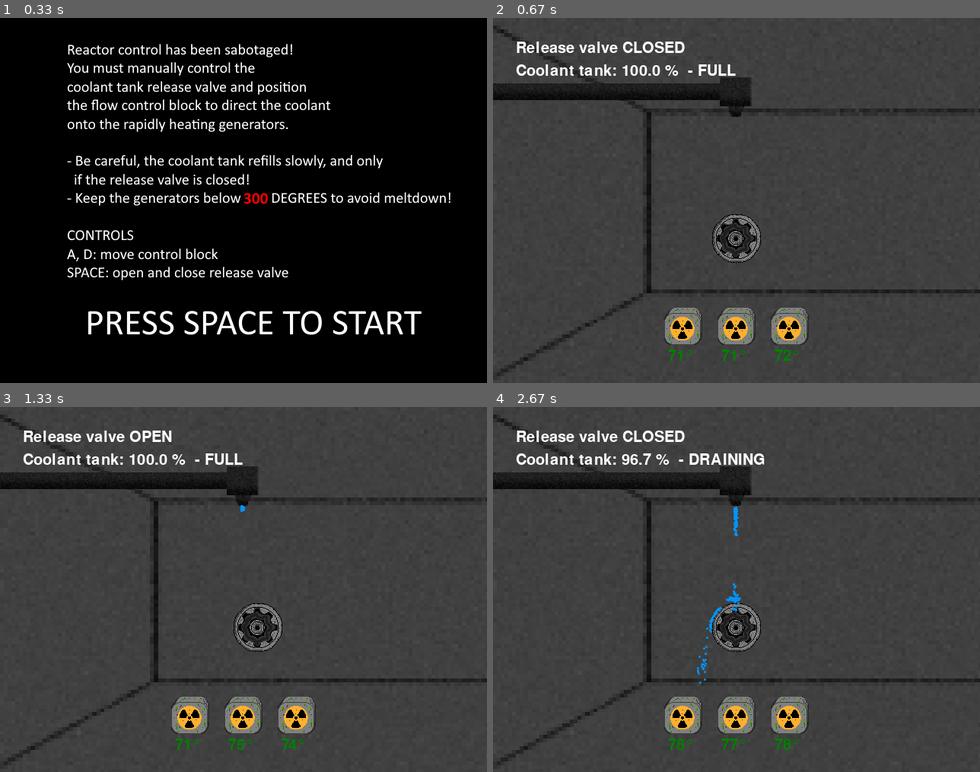
Above: before the commit, frames 1-4 (two rows, left to right).
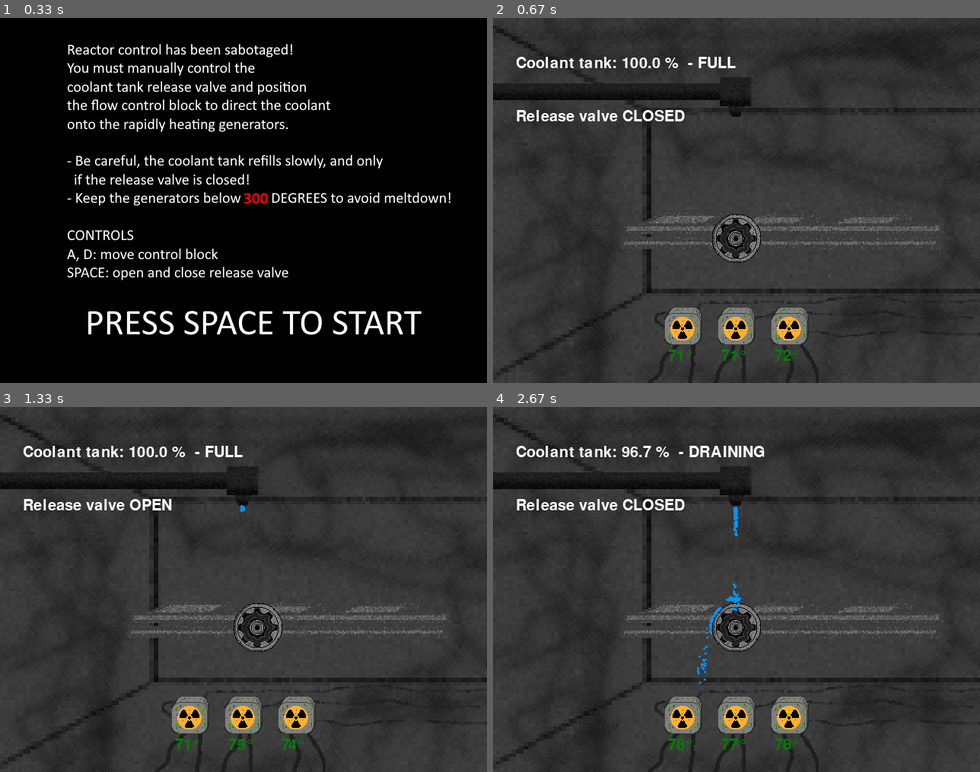
Above: after the commit, the same moments.

Repository: rkibria/Pygame-Community-Easter-Jam-2023
Game: pygame game, started from main.py
The game is run twice, just before and just after one commit, with the same random seed, the same clock (stepped at 60 frames per second) and the same inputs.
Inputs:
- Up to frame 1 (0.33 s): no input
- Up to frame 2 (0.67 s): tap Space at 0.33 s
- Up to frame 3 (1.33 s): hold D 0.67-1.13 s; hold D from 1.17 s (still down); tap Space at 1.23 s
- Up to frame 4 (2.67 s): tap Space at 1.53, 1.73, 2.03, 2.3, 2.6 s; release D at 1.63 s; hold A 1.67-2.2 s; hold A 2.23-2.63 s

Frame 1 is identical in both runs. In frame 2, 9.0% of the frame differs, in the area x 0-100%, y 0-100%; in frame 3, 8.9%; in frame 4, 9.3%.

Commit message:
background

Diff:
--- a/main.py
+++ b/main.py
@@ -173,7 +173,7 @@
         "state": STATE_START,
         "start_img": pg.image.load("assets/title.png").convert_alpha(),
         "end_img": pg.image.load("assets/gameover.png").convert_alpha(),
-        "background": pg.image.load("assets/background2.png").convert(),
+        "background": pg.image.load("assets/background.png").convert(),
         "start_time": 0,
 
         "particles": [],
@@ -274,8 +274,8 @@
                 tank_status = " - DRAINING"
         tank_percent = f"{round(game_state['reservoir'] / game_state['max_reservoir'] * 100.0, 1)} %"
         game_state["reservoir_text"] = font.render(f"Coolant tank: {tank_percent} {tank_status}", True, (255,255,255))
-    surface.blit(game_state["valve_text"], (30, 30))
-    surface.blit(game_state["reservoir_text"], (30, 60))
+    surface.blit(game_state["valve_text"], (30, 120))
+    surface.blit(game_state["reservoir_text"], (30, 50))
 
     for target in game_state["targets"]:
         rect = target["rect"]
Binary file changed: assets/background.png
Binary file removed: assets/background2.png
Not shown, added: assets/background.pdn
Not shown, removed: assets/background2.pdn
